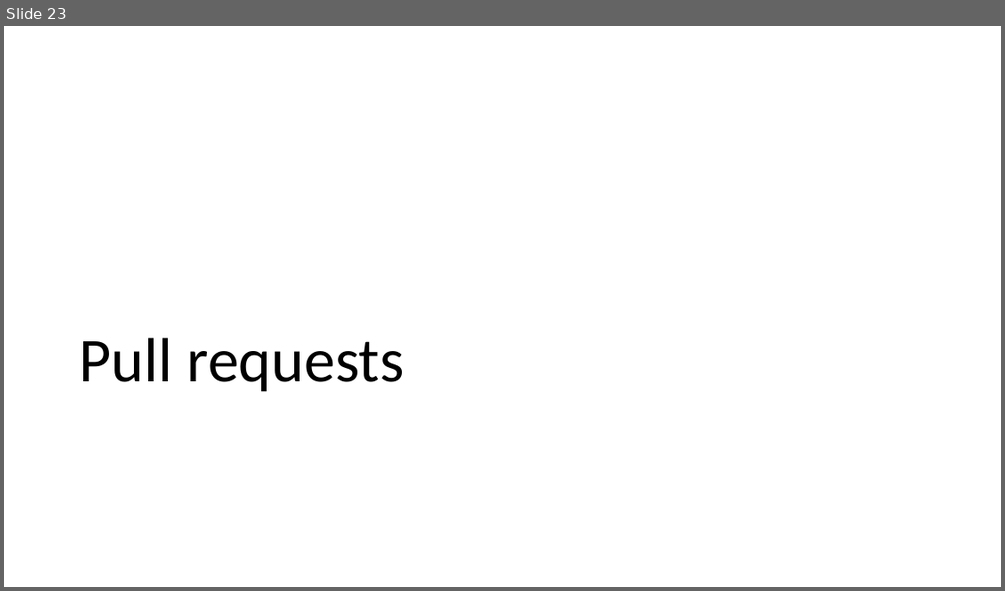
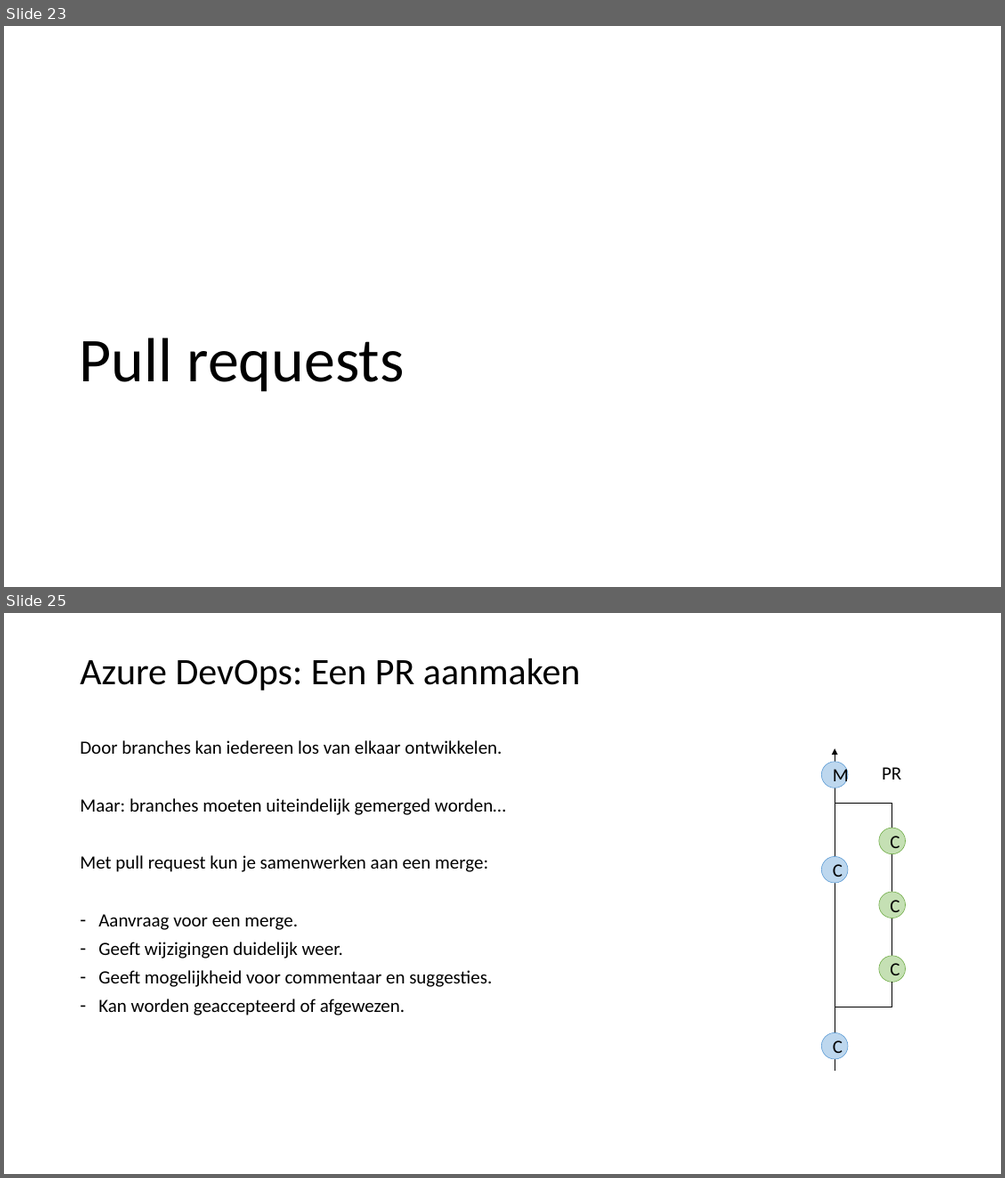
Before and after one commit to LFKoning/knowledge-sharing, a slide deck: git_course/2_collaboration/git_collaboration.pptx. Shown one above the other, each under a label of ours: slide 23 before the commit, slides 23 and 25 after it; the slides between them are not shown. The pictures are 1005x591 and 1005x1178 pixels, drawn with LibreOffice and Linux fonts; fonts in the diff are those of the drawing. Boxes give left, top, right and bottom in pixels: in the first picture for what was removed or moved away, otherwise in the second. Text is boxed around its words. In the diff, an @@ line names an element or a change of style, - is before the commit and + after.

```diff
--- a/git_course/2_collaboration/git_collaboration.pptx
+++ b/git_course/2_collaboration/git_collaboration.pptx
@@ slide 25 added at [4,613,1001,1174], background #FFFFFF @@
@@ title added at [80,658,581,690], 36 pt, text #000000 @@
+Azure DevOps: Een PR aanmaken
@@ text added at [80,740,506,1015], 18 pt, text #000000 @@
+Door branches kan iedereen los van elkaar ontwikkelen.
+Maar: branches moeten uiteindelijk gemerged worden…
+Met pull request kun je samenwerken aan een merge:
+– Aanvraag voor een merge.
+– Geeft wijzigingen duidelijk weer.
+– Geeft mogelijkheid voor commentaar en suggesties.
+– Kan worden geaccepteerd of afgewezen.
@@ ellipse added at [821,762,848,788], fill #BDD7EE, outline #5B9BD5 0.5 pt, 18 pt, text #000000 @@
+M
@@ arrow added from (834, 1070) to (834, 748), #000000 1 pt @@
@@ text added at [882,767,901,779], 18 pt, text #000000 @@
+PR
@@ elbow line added from (892, 956) to (834, 788), #000000 1 pt @@
@@ ellipse added at [879,827,905,854], fill #C5E0B4, outline #70AD47 0.5 pt, 18 pt, text #000000 @@
+C
@@ ellipse added at [821,857,848,883], fill #BDD7EE, outline #5B9BD5 0.5 pt, 18 pt, text #000000 @@
+C
@@ ellipse added at [879,892,905,918], fill #C5E0B4, outline #70AD47 0.5 pt, 18 pt, text #000000 @@
+C
@@ ellipse added at [879,956,905,981], fill #C5E0B4, outline #70AD47 0.5 pt, 18 pt, text #000000 @@
+C
@@ elbow line added from (834, 1032) to (892, 981), #000000 1 pt @@
@@ ellipse added at [821,1032,848,1059], fill #BDD7EE, outline #5B9BD5 0.5 pt, 18 pt, text #000000 @@
+C
```
Also in this commit, not shown: 2 slides changed, 24 other slides added, 2 other files.
